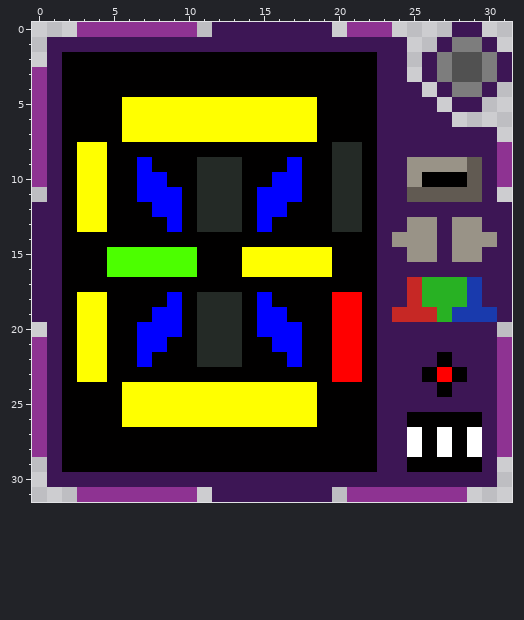
Two states of a pixel-art sprite, Module Icons/Faulty 14 Segment Displays.png. Above: the version before the commit.
The file is 32x32 pixels. Colours within 5 levels of each other are drawn and written as one.
The result:
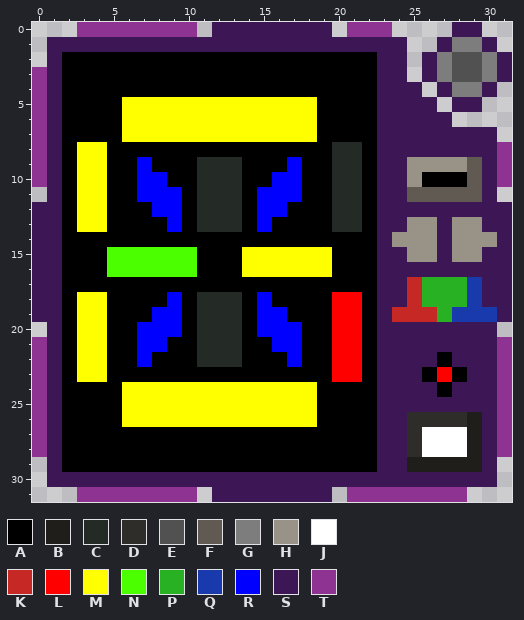
Palette (. is transparent): A #010000  B #1f1e1a  C #242a26  D #2e2d29  E #515151  F #615a52  G #7d7d7d  H #999387  J #ffffff  K #c62825  L #ff0000  M #ffff00  N #4cff00  P #28b123  Q #193aad  R #0000ff  S #3d1655  T #8e3392
What changed:
{"y":26,"x":25,"old":"AAAAA","new":"DDDDB"}
{"y":27,"x":25,"old":"JA","new":"DJ"}
{"y":27,"x":28,"old":"AJ","new":"JB"}
{"y":28,"x":25,"old":"JA","new":"DJ"}
{"y":28,"x":28,"old":"AJ","new":"JB"}
{"y":29,"x":25,"old":"AAAAA","new":"BBBBB"}
{"label":"changed","picture_box":[407,412,482,472]}
